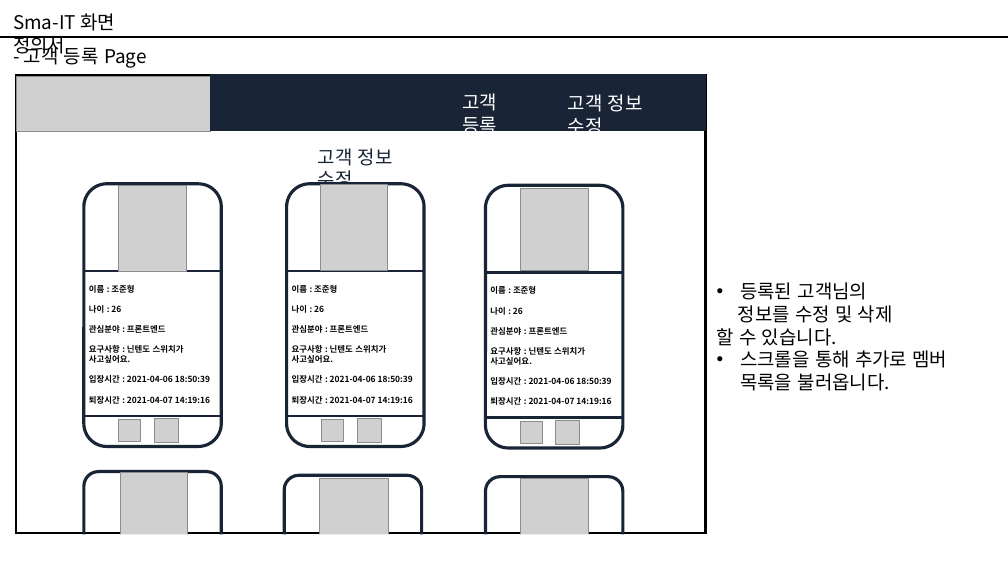
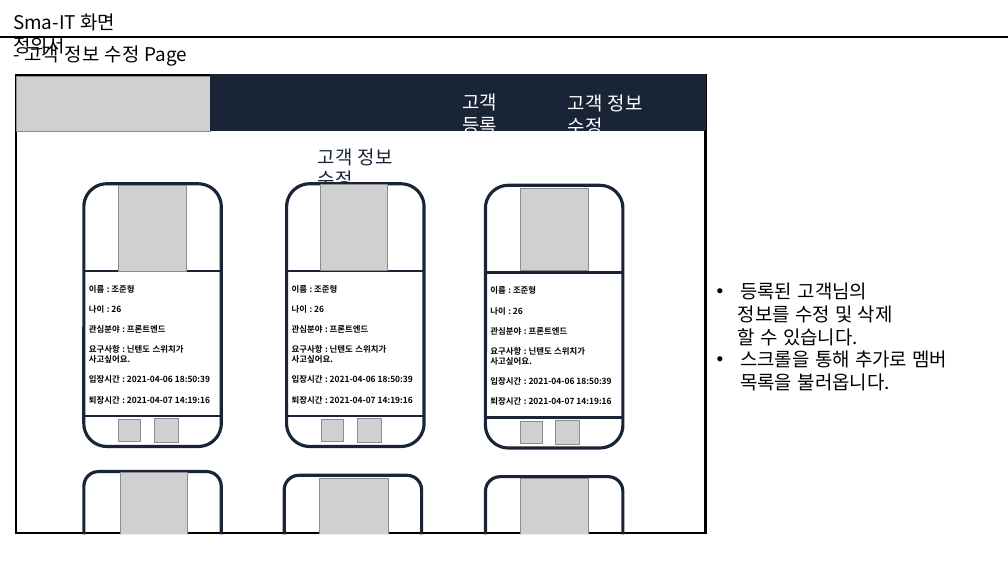
Before and after one commit to dnjswnsthd/Sma-IT, a slide deck: slide 6 of 산출물/화면정의서.pptx. Drawn at 1008x567 pixels with LibreOffice and Linux fonts; fonts in the diff are those of the drawing; grey boxes stand for pictures. Boxes give left, top, right and bottom in pixels: in the first picture for what was removed or moved away, otherwise in the second. Text is boxed around its words. In the diff, an @@ line names an element or a change of style, - is before the commit and + after.

Commit message:
Fix 화면 정의서 오타 수정

```diff
--- a/산출물/화면정의서.pptx
+++ b/산출물/화면정의서.pptx
@@ text at (x1=25, y1=41, x2=188, y2=66): text changed @@
-- 고객 등록 Page
+- 고객 정보 수정 Page
@@ text "등록된 고객님의" rewrapped from (x1=717, y1=282, x2=948, y2=391) to (x1=738, y1=282, x2=948, y2=391) @@
```
Also in this commit, not shown: 1 other slide changed.
